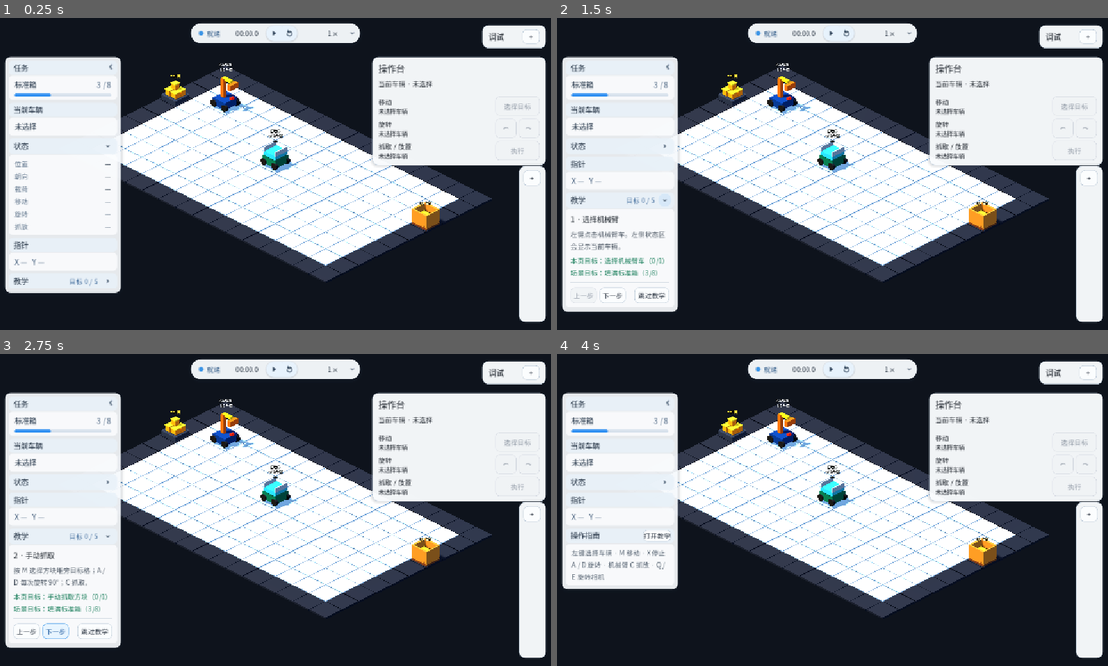
Above: before the commit, frames 1-4 (two rows, left to right).
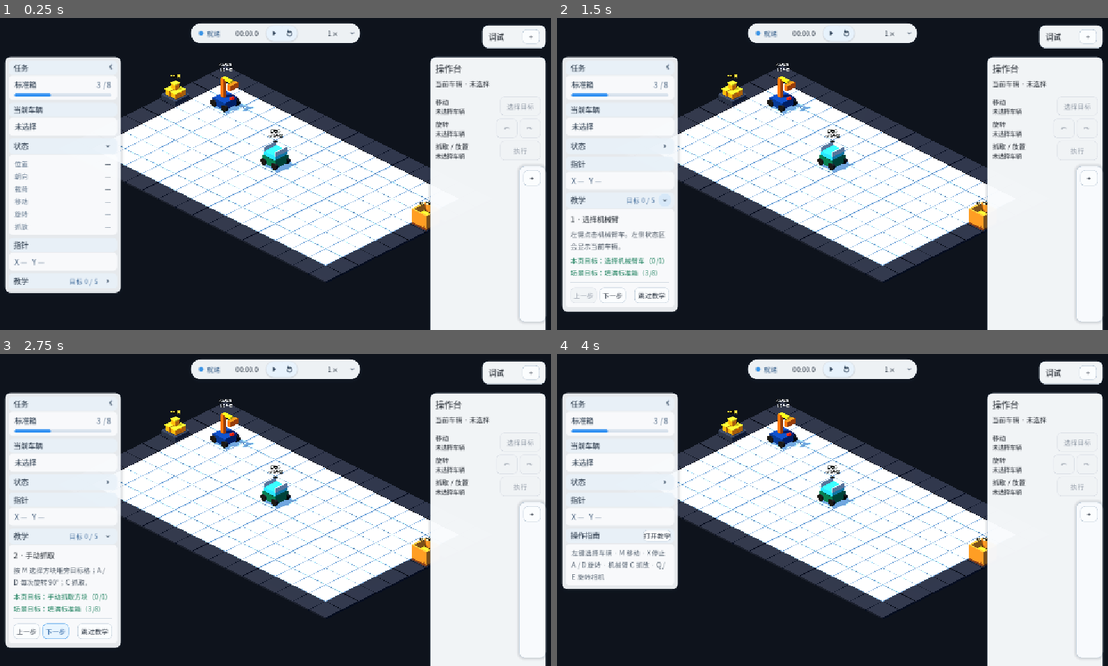
Above: after the commit, the same moments.

Repository: Ri0n72Y/automata
Game: Godot game, scene res://scenes/scene_01/scene_01_basic_packing.tscn
Same seed, same stepped clock (60 frames per second), same inputs: the game is played once before the commit and once after it.
Inputs (mouse positions are in pixels of both pictures, inside the frame that each line leads up to):
- Up to frame 1 (0.25 s): no input
- Up to frame 2 (1.5 s): click (667, 145) at 0.5 s; click (667, 198) at 1.27 s
- Up to frame 3 (2.75 s): click "下一步" at 2 s
- Up to frame 4 (4 s): click "上一步" at 2.75 s; click "跳过教学" at 3.5 s

The runs differ from the first frame. In frame 1, 13% of the frame differs, in the area x 67-100%, y 12-100%; in frame 2, 13%; in frame 3, 13%; in frame 4, 13%.

Commit message:
fix(ui): align Scene 01 primary rails

Diff:
--- a/scenes/scene_01/components/scene_01_operations_panel.tscn
+++ b/scenes/scene_01/components/scene_01_operations_panel.tscn
@@ -22,7 +22,7 @@
 layout_mode = 0
 anchor_left = 1.0
 anchor_right = 1.0
-offset_left = -376.0
+offset_left = -256.0
 offset_top = 82.0
 offset_right = -16.0
 offset_bottom = 300.0
@@ -31,9 +31,9 @@
 
 [node name="Margin" type="MarginContainer" parent="RootControl/OperationsPanel"]
 layout_mode = 2
-theme_override_constants/margin_left = 12
+theme_override_constants/margin_left = 10
 theme_override_constants/margin_top = 10
-theme_override_constants/margin_right = 12
+theme_override_constants/margin_right = 10
 theme_override_constants/margin_bottom = 10
 
 [node name="VBox" type="VBoxContainer" parent="RootControl/OperationsPanel/Margin"]
@@ -49,6 +49,7 @@
 unique_name_in_owner = true
 layout_mode = 2
 text = "当前车辆 · 未选择"
+autowrap_mode = 2
 
 [node name="Divider" type="HSeparator" parent="RootControl/OperationsPanel/Margin/VBox"]
 layout_mode = 2
@@ -56,7 +57,7 @@
 [node name="MoveRow" type="HBoxContainer" parent="RootControl/OperationsPanel/Margin/VBox"]
 unique_name_in_owner = true
 layout_mode = 2
-theme_override_constants/separation = 6
+theme_override_constants/separation = 4
 
 [node name="MoveText" type="VBoxContainer" parent="RootControl/OperationsPanel/Margin/VBox/MoveRow"]
 layout_mode = 2
@@ -71,11 +72,12 @@
 unique_name_in_owner = true
 layout_mode = 2
 text = "未选择车辆"
+autowrap_mode = 2
 theme_override_font_sizes/font_size = 12
 
 [node name="MoveButton" type="Button" parent="RootControl/OperationsPanel/Margin/VBox/MoveRow"]
 unique_name_in_owner = true
-custom_minimum_size = Vector2(92, 32)
+custom_minimum_size = Vector2(84, 32)
 layout_mode = 2
 disabled = true
 focus_mode = 0
@@ -84,7 +86,7 @@
 [node name="RotateRow" type="HBoxContainer" parent="RootControl/OperationsPanel/Margin/VBox"]
 unique_name_in_owner = true
 layout_mode = 2
-theme_override_constants/separation = 6
+theme_override_constants/separation = 4
 
 [node name="RotateText" type="VBoxContainer" parent="RootControl/OperationsPanel/Margin/VBox/RotateRow"]
 layout_mode = 2
@@ -99,6 +101,7 @@
 unique_name_in_owner = true
 layout_mode = 2
 text = "未选择车辆"
+autowrap_mode = 2
 theme_override_font_sizes/font_size = 12
 
 [node name="RotateButtons" type="HBoxContainer" parent="RootControl/OperationsPanel/Margin/VBox/RotateRow"]
@@ -126,7 +129,7 @@
 [node name="GrabDropRow" type="HBoxContainer" parent="RootControl/OperationsPanel/Margin/VBox"]
 unique_name_in_owner = true
 layout_mode = 2
-theme_override_constants/separation = 6
+theme_override_constants/separation = 4
 
 [node name="GrabDropText" type="VBoxContainer" parent="RootControl/OperationsPanel/Margin/VBox/GrabDropRow"]
 layout_mode = 2
@@ -141,11 +144,12 @@
 unique_name_in_owner = true
 layout_mode = 2
 text = "未选择车辆"
+autowrap_mode = 2
 theme_override_font_sizes/font_size = 12
 
 [node name="GrabDropButton" type="Button" parent="RootControl/OperationsPanel/Margin/VBox/GrabDropRow"]
 unique_name_in_owner = true
-custom_minimum_size = Vector2(92, 32)
+custom_minimum_size = Vector2(84, 32)
 layout_mode = 2
 disabled = true
 focus_mode = 0
--- a/scripts/scene_01/scene_01_hud.gd
+++ b/scripts/scene_01/scene_01_hud.gd
@@ -90,7 +90,7 @@
 	var rail_width := (
 		LayoutMetrics.LEFT_RAIL_COLLAPSED_WIDTH
 		if _rail_collapsed
-		else LayoutMetrics.left_rail_width(float(viewport_size.x))
+		else LayoutMetrics.PRIMARY_RAIL_WIDTH
 	)
 	sidebar_panel.offset_right = sidebar_panel.offset_left + rail_width
 	var content_height := (
--- a/scripts/scene_01/scene_01_operations_panel.gd
+++ b/scripts/scene_01/scene_01_operations_panel.gd
@@ -40,8 +40,7 @@
 
 
 func _apply_layout() -> void:
-	var viewport_width := float(get_viewport().get_visible_rect().size.x)
-	var width := LayoutMetrics.program_rail_width(viewport_width)
+	var width := LayoutMetrics.PRIMARY_RAIL_WIDTH
 	_panel.offset_top = LayoutMetrics.CONTENT_TOP
 	_panel.offset_right = -LayoutMetrics.EDGE_MARGIN
 	_panel.offset_left = _panel.offset_right - width
--- a/scripts/scene_01/scene_01_ui_layout_metrics.gd
+++ b/scripts/scene_01/scene_01_ui_layout_metrics.gd
@@ -10,18 +10,13 @@
 const OPERATIONS_PANEL_HEIGHT := 218.0
 const RIGHT_RAIL_SECTION_GAP := 8.0
 
-const REFERENCE_VIEWPORT_WIDTH := 2264.0
-const REFERENCE_LEFT_RAIL_WIDTH := 240.0
+const PRIMARY_RAIL_WIDTH := 240.0
 const LEFT_RAIL_COLLAPSED_WIDTH := 44.0
 
 const PROGRAM_COLLAPSED_WIDTH := 56.0
 const PROGRAM_NARROW_WIDTH := 360.0
 const PROGRAM_COMPACT_WIDTH := 400.0
 const PROGRAM_WIDE_WIDTH := 460.0
-
-
-static func left_rail_width(_viewport_width: float) -> float:
-	return REFERENCE_LEFT_RAIL_WIDTH
 
 
 static func left_sidebar_max_height(viewport_height: float) -> float:
--- a/tests/scene_01/scene_01_operations_panel_contract_test.gd
+++ b/tests/scene_01/scene_01_operations_panel_contract_test.gd
@@ -3,6 +3,7 @@
 const SCENE_PATH := "res://scenes/scene_01/scene_01_basic_packing.tscn"
 const AvailabilityScript := preload("res://scripts/input/vehicle_command_availability.gd")
 const ManualAvailabilityScript := preload("res://scripts/input/vehicle_manual_interaction_availability.gd")
+const LayoutMetrics := preload("res://scripts/scene_01/scene_01_ui_layout_metrics.gd")
 
 var failures := 0
 
@@ -51,6 +52,10 @@
 		await _cleanup(scene)
 		return
 
+	_expect_near(panel.size.x, LayoutMetrics.PRIMARY_RAIL_WIDTH, 1.0, "Operations should use the shared 240px primary rail width.")
+	_expect_true(panel.get_combined_minimum_size().x <= LayoutMetrics.PRIMARY_RAIL_WIDTH + 1.0, "Operations child minimum width must fit inside the primary rail.")
+	_assert_horizontal_fit(panel, [vehicle_label, move_row, move_status, move_button, rotate_row, rotate_status, rotate_left, rotate_right, grab_row, grab_status, grab_button])
+
 	_expect_equal(vehicle_label.text, "当前车辆 · 未选择", "No-selection state should not invent a default vehicle.")
 	_expect_equal(StringName(move_controller.call("get_selected_move_interaction_availability")), AvailabilityScript.NO_VEHICLE, "Move owner should report no vehicle.")
 	_expect_equal(StringName(grab_controller.call("get_selected_rotate_interaction_availability")), AvailabilityScript.NO_VEHICLE, "Rotate owner should report no vehicle.")
@@ -66,6 +71,7 @@
 	var arm_panel_height := panel.size.y
 	_expect_true(grab_row.visible, "Arm should expose its supported GrabDrop row.")
 	_assert_projection(move_controller, grab_controller, move_button, rotate_left, rotate_right, grab_button)
+	_assert_horizontal_fit(panel, [vehicle_label, move_row, move_status, move_button, rotate_row, rotate_status, rotate_left, rotate_right, grab_row, grab_status, grab_button])
 
 	var move_availability := StringName(move_controller.call("get_selected_move_interaction_availability"))
 	if move_availability == AvailabilityScript.AVAILABLE:
@@ -103,6 +109,7 @@
 	_expect_true(transport_panel_height < arm_panel_height, "Transport panel should shrink when NO_CAPABILITY hides GrabDrop.")
 	_expect_near(panel.size.y, panel.get_combined_minimum_size().y, 1.0, "Operations pointer rect should follow visible-content natural height.")
 	_assert_projection(move_controller, grab_controller, move_button, rotate_left, rotate_right, grab_button)
+	_assert_horizontal_fit(panel, [vehicle_label, move_row, move_status, move_button, rotate_row, rotate_status, rotate_left, rotate_right, grab_row, grab_status, grab_button])
 
 	_expect_true(selection.call("select_vehicle", arm), "Operations contract should reselect Arm after Transport.")
 	await process_frame
@@ -131,6 +138,20 @@
 	await _cleanup(scene)
 
 
+func _assert_horizontal_fit(panel: Control, controls: Array) -> void:
+	var panel_rect := panel.get_global_rect()
+	for control_variant in controls:
+		var control := control_variant as Control
+		if control == null or not control.is_visible_in_tree():
+			continue
+		var rect := control.get_global_rect()
+		_expect_true(
+			rect.position.x >= panel_rect.position.x - 1.0
+			and rect.end.x <= panel_rect.end.x + 1.0,
+			"Visible Operations controls must stay inside the 240px panel width."
+		)
+
+
 func _assert_projection(move_controller: Node, grab_controller: Node, move_button: Button, rotate_left: Button, rotate_right: Button, grab_button: Button) -> void:
 	var move_status := StringName(move_controller.call("get_selected_move_interaction_availability"))
 	var rotate_status := StringName(grab_controller.call("get_selected_rotate_interaction_availability"))
--- a/tests/scene_01/scene_01_program_workspace_test.gd
+++ b/tests/scene_01/scene_01_program_workspace_test.gd
@@ -89,12 +89,12 @@
 	_expect_true(source_editor.is_visible_in_tree(), "Expanded Program rail should expose the canonical source editor.")
 	var viewport_width := float(scene.get_viewport().get_visible_rect().size.x)
 	var expected_program_width := LayoutMetrics.program_rail_width(viewport_width)
-	var expected_left_width := LayoutMetrics.left_rail_width(viewport_width)
+	var expected_left_width := LayoutMetrics.PRIMARY_RAIL_WIDTH
 	_expect_true(absf(program_panel.size.x - expected_program_width) <= 2.0, "Expanded Program rail should follow the shared desktop width tier.")
 	_expect_true(absf(sidebar_panel.size.x - expected_left_width) <= 2.0, "Main sidebar should use the shared immutable left-rail width metric.")
 	var central_width := program_panel.get_global_rect().position.x - sidebar_panel.get_global_rect().end.x
 	_expect_true(central_width > 0.0, "Program rail and main sidebar must leave a non-overlapping central gameplay region.")
-	var wide_central_width := 1920.0 - 16.0 - LayoutMetrics.program_rail_width(1920.0) - (16.0 + LayoutMetrics.left_rail_width(1920.0))
+	var wide_central_width := 1920.0 - 16.0 - LayoutMetrics.program_rail_width(1920.0) - (16.0 + LayoutMetrics.PRIMARY_RAIL_WIDTH)
 	_expect_true(wide_central_width >= 900.0, "1920px spec tier should protect at least 900px of central gameplay width.")
 	_expect_true(tutorial_section.is_ancestor_of(scene.get_node("HUDRoot/RootControl/SidebarPanel/Margin/SidebarScroll/Sidebar/TutorialSection/TutorialBody")), "Tutorial must be a section inside the single main sidebar.")
 	_expect_true(program_root.mouse_filter == Control.MOUSE_FILTER_IGNORE and hud_root.mouse_filter == Control.MOUSE_FILTER_IGNORE, "Fullscreen presentation roots must not intercept central gameplay input.")
--- a/tests/scene_01/scene_01_sidebar_ui_contract_test.gd
+++ b/tests/scene_01/scene_01_sidebar_ui_contract_test.gd
@@ -121,18 +121,12 @@
 		await process_frame
 		_expect_near(
 			sidebar.size.x,
-			LayoutMetrics.REFERENCE_LEFT_RAIL_WIDTH,
+			LayoutMetrics.PRIMARY_RAIL_WIDTH,
 			2.0,
 			"Expanded Sidebar should stay at the compact 240px production width."
 		)
-		_expect_near(
-			LayoutMetrics.left_rail_width(float(viewport_size.x)),
-			LayoutMetrics.REFERENCE_LEFT_RAIL_WIDTH,
-			0.1,
-			"Shared layout metrics should not re-expand the Sidebar at common viewport widths."
-		)
 		_expect_true(
-			sidebar.get_combined_minimum_size().x <= LayoutMetrics.REFERENCE_LEFT_RAIL_WIDTH + 1.0,
+			sidebar.get_combined_minimum_size().x <= LayoutMetrics.PRIMARY_RAIL_WIDTH + 1.0,
 			"Sidebar child minimum sizes must not silently expand the 240px rail."
 		)
 
@@ -178,7 +172,7 @@
 	_expect_true(
 		tutorial_button_row != null
 		and tutorial_button_row.get_combined_minimum_size().x <= (
-			LayoutMetrics.REFERENCE_LEFT_RAIL_WIDTH
+			LayoutMetrics.PRIMARY_RAIL_WIDTH
 			- 2.0 * 8.0
 			- 2.0 * float(tutorial_content_margin.get_theme_constant("margin_left"))
 		),
--- a/tests/scene_01/scene_01_ui_information_architecture_test.gd
+++ b/tests/scene_01/scene_01_ui_information_architecture_test.gd
@@ -64,6 +64,9 @@
 	for ui_root in [hud_root, operations_root, program_root, lifecycle_root, debug_root]:
 		_expect_true(ui_root.theme != null, "Every visible Scene 01 UI surface should use the shared explicit theme.")
 
+	var operations_script_source := FileAccess.get_file_as_string("res://scripts/scene_01/scene_01_operations_panel.gd")
+	_expect_false(operations_script_source.contains("program_rail_width"), "Operations must not consume legacy Program workspace width tiers.")
+
 	program_ui.call("set_workspace_collapsed", false)
 
 	for viewport_size in [
@@ -75,17 +78,21 @@
 		viewport.size = viewport_size
 		await process_frame
 		await process_frame
-		_expect_near(sidebar.size.x, LayoutMetrics.left_rail_width(float(viewport_size.x)), 2.0, "Main Sidebar width should follow the shared tier.")
-		_expect_near(operations_panel.size.x, LayoutMetrics.program_rail_width(float(viewport_size.x)), 2.0, "Operations width should follow the shared right-rail tier.")
-		_expect_near(program_panel.size.x, LayoutMetrics.program_rail_width(float(viewport_size.x)), 2.0, "Expanded Program width should follow the shared tier.")
+		_expect_near(sidebar.size.x, LayoutMetrics.PRIMARY_RAIL_WIDTH, 2.0, "Main Sidebar should use the shared primary rail width.")
+		_expect_near(operations_panel.size.x, LayoutMetrics.PRIMARY_RAIL_WIDTH, 2.0, "Operations should use the same shared primary rail width.")
+		_expect_near(program_panel.size.x, LayoutMetrics.program_rail_width(float(viewport_size.x)), 2.0, "Expanded Program should retain its legacy workspace width tier.")
+		_expect_true(operations_panel.get_combined_minimum_size().x <= LayoutMetrics.PRIMARY_RAIL_WIDTH + 1.0, "Operations child minimum sizes must not expand the 240px primary rail.")
 		_expect_near(sidebar.position.x, LayoutMetrics.EDGE_MARGIN, 1.0, "Main Sidebar should align to the common edge margin.")
 		_expect_near(sidebar.position.y, LayoutMetrics.CONTENT_TOP, 1.0, "Main Sidebar should begin below lifecycle controls.")
 		_expect_true(sidebar.get_global_rect().end.y <= float(viewport_size.y) - LayoutMetrics.CONTENT_BOTTOM_MARGIN + 1.0, "Main Sidebar should remain within the viewport safe area.")
+		_expect_near(operations_panel.position.x, float(viewport_size.x) - LayoutMetrics.EDGE_MARGIN - LayoutMetrics.PRIMARY_RAIL_WIDTH, 1.0, "Operations left edge should mirror the accepted left rail placement.")
+		_expect_near(operations_panel.get_global_rect().end.x, float(viewport_size.x) - LayoutMetrics.EDGE_MARGIN, 1.0, "Operations right edge should use the shared outer margin.")
 		_expect_near(operations_panel.position.y, LayoutMetrics.CONTENT_TOP, 1.0, "Operations should begin at the shared content top.")
 		_expect_near(operations_panel.size.y, operations_panel.get_combined_minimum_size().y, 1.0, "Operations should follow its visible-content natural height.")
 		_expect_false(operations_panel.get_global_rect().intersects(program_panel.get_global_rect()), "Operations and Program should be explicit stacked right-rail sections.")
 		_expect_false(operations_panel.get_global_rect().intersects(lifecycle_panel.get_global_rect()), "Operations should stay below lifecycle controls.")
 		_expect_false(program_panel.get_global_rect().intersects(lifecycle_panel.get_global_rect()), "Program rail should stay below lifecycle controls.")
+		_expect_false(debug_panel.get_global_rect().intersects(operations_panel.get_global_rect()), "Collapsed Debug entry should stay above Operations.")
 		_expect_false(debug_panel.get_global_rect().intersects(program_panel.get_global_rect()), "Collapsed Debug entry should stay above the Program rail.")
 		_expect_true(operations_panel.get_global_rect().position.x - sidebar.get_global_rect().end.x >= 400.0, "Supported desktop sizes should preserve central gameplay width beside Operations.")
 		_expect_true(program_panel.get_global_rect().position.x - sidebar.get_global_rect().end.x >= 400.0, "Supported desktop sizes should preserve central gameplay width beside Program.")
